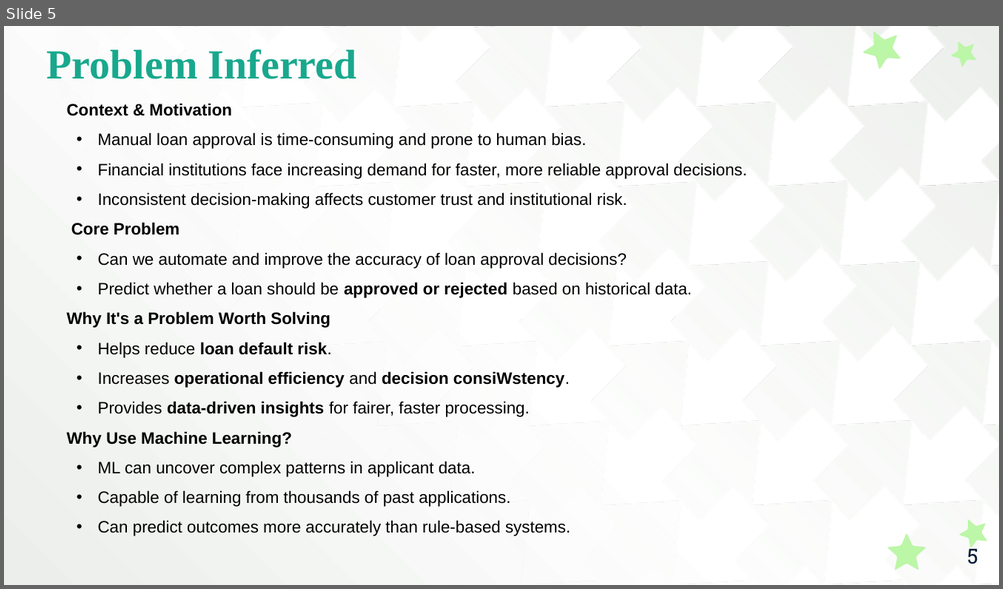
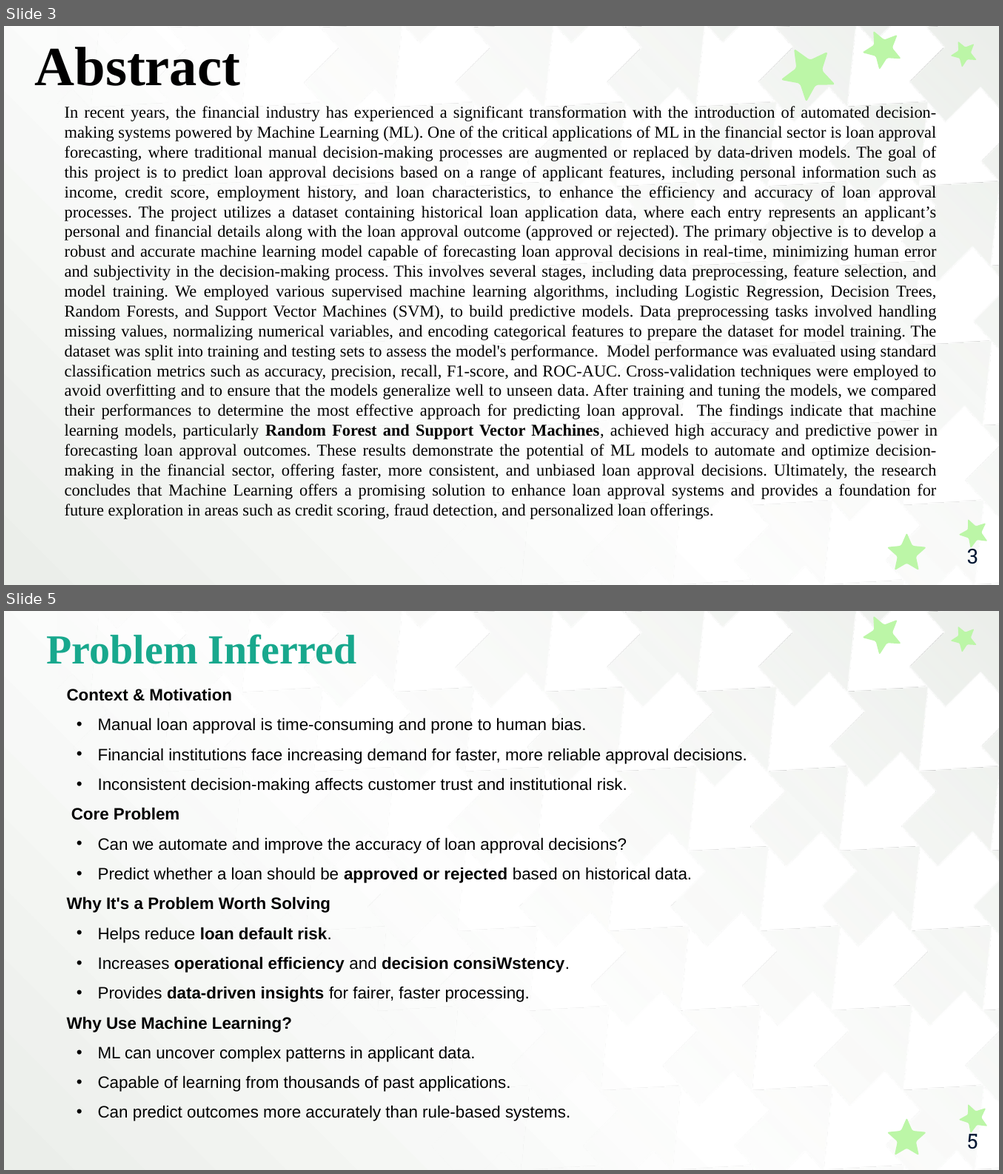
Before and after one commit to ThanigaivelGanapathi/ML-Mini-Project, a slide deck: College Report PPT.pptx. Shown one above the other, each under a label of ours: slide 5 before the commit, slides 3 and 5 after it; the slides between them are not shown. The pictures are 1003x589 and 1003x1174 pixels, drawn with LibreOffice and Linux fonts; fonts in the diff are those of the drawing. Boxes give left, top, right and bottom in pixels: in the first picture for what was removed or moved away, otherwise in the second. Text is boxed around its words. In the diff, an @@ line names an element or a change of style, - is before the commit and + after.

```diff
--- a/College Report PPT.pptx
+++ b/College Report PPT.pptx
@@ slide 3 added at (4, 26, 999, 585), background gradient #FFFFFF to #EBEEEA; not listed: 1 template element that a slide beside it also shows @@
@@ text added at (35, 47, 241, 86), 40 pt, text #000000, bold @@
+Abstract
@@ freeform shape added at (774, 36, 845, 107), fill #BCF6A7 @@
@@ freeform shape added at (856, 26, 906, 73), fill #BCF6A7 @@
@@ freeform shape added at (947, 36, 980, 69), fill #BCF6A7 @@
@@ text added at (65, 106, 937, 520), 12 pt, text #000000 @@
+In recent years, the financial industry has experienced a significant transformation with the introduction of automated decision-making systems powered by Machine Learning (ML). One of the critical applications of ML in the financial sector is loan approval forecasting, where traditional manual decision-making processes are augmented or replaced by data-driven models. The goal of this project is to predict loan approval decisions based on a range of applicant features, including personal information such as income, credit score, employment history, and loan characteristics, to enhance the efficiency and accuracy of loan approval processes. The project utilizes a dataset containing historical loan application data, where each entry represents an applicant’s personal and financial details along with the loan approval outcome (approved or rejected). The primary objective is to develop a robust and accurate machine learning model capable of forecasting loan approval decisions in real-time, minimizing human error and subjectivity in the decision-making process. This involves several stages, including data preprocessing, feature selection, and model training. We employed various supervised machine learning algorithms, including Logistic Regression, Decision Trees, Random Forests, and Support Vector Machines (SVM), to build predictive models. Data preprocessing tasks involved handling missing values, normalizing numerical variables, and encoding categorical features to prepare the dataset for model training. The dataset was split into training and testing sets to assess the model's performance. Model performance was evaluated using standard classification metrics such as accuracy, precision, recall, F1-score, and ROC-AUC. Cross-validation techniques were employed to avoid overfitting and to ensure that the models generalize well to unseen data. After training and tuning the models, we compared their performances to determine the most effective approach for predicting loan approval. The findings indicate that machine learning models, particularly Random Forest and Support Vector Machines, achieved high accuracy and predictive power in forecasting loan approval outcomes. These results demonstrate the potential of ML models to automate and optimize decision-making in the financial sector, offering faster, more consistent, and unbiased loan approval decisions. Ultimately, the research concludes that Machine Learning offers a promising solution to enhance loan approval systems and provides a foundation for future exploration in areas such as credit scoring, fraud detection, and personalized loan offerings.
@@ freeform shape added at (956, 514, 994, 552), fill #BCF6A7 @@
@@ freeform shape added at (887, 534, 925, 570), fill #BCF6A7 @@
@@ page number added at (967, 545, 978, 565), 15 pt, text #011733 @@
+3
```
Also in this commit, not shown: 5 slides changed, 5 other slides added, 5 slides removed.
